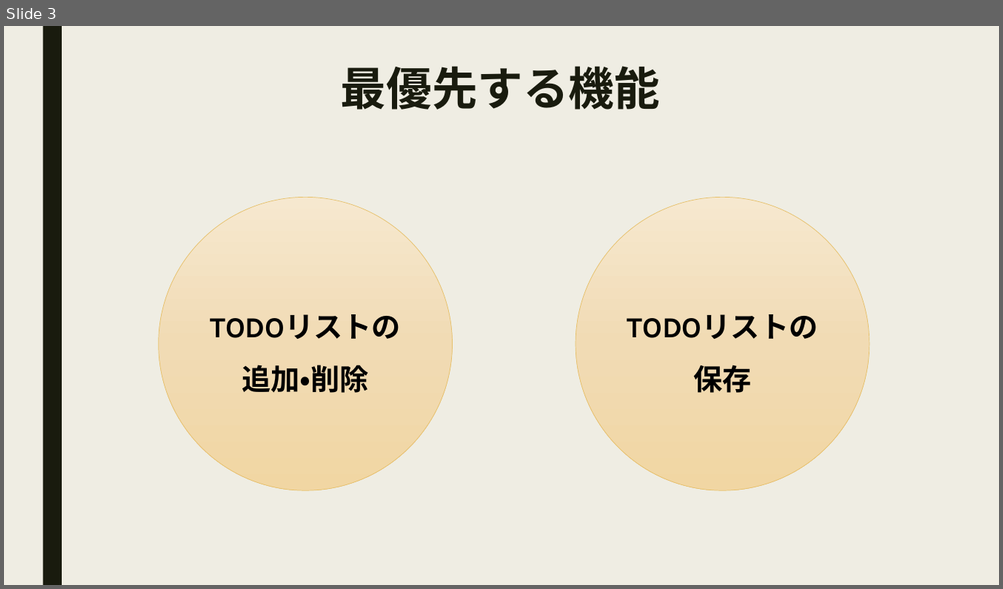
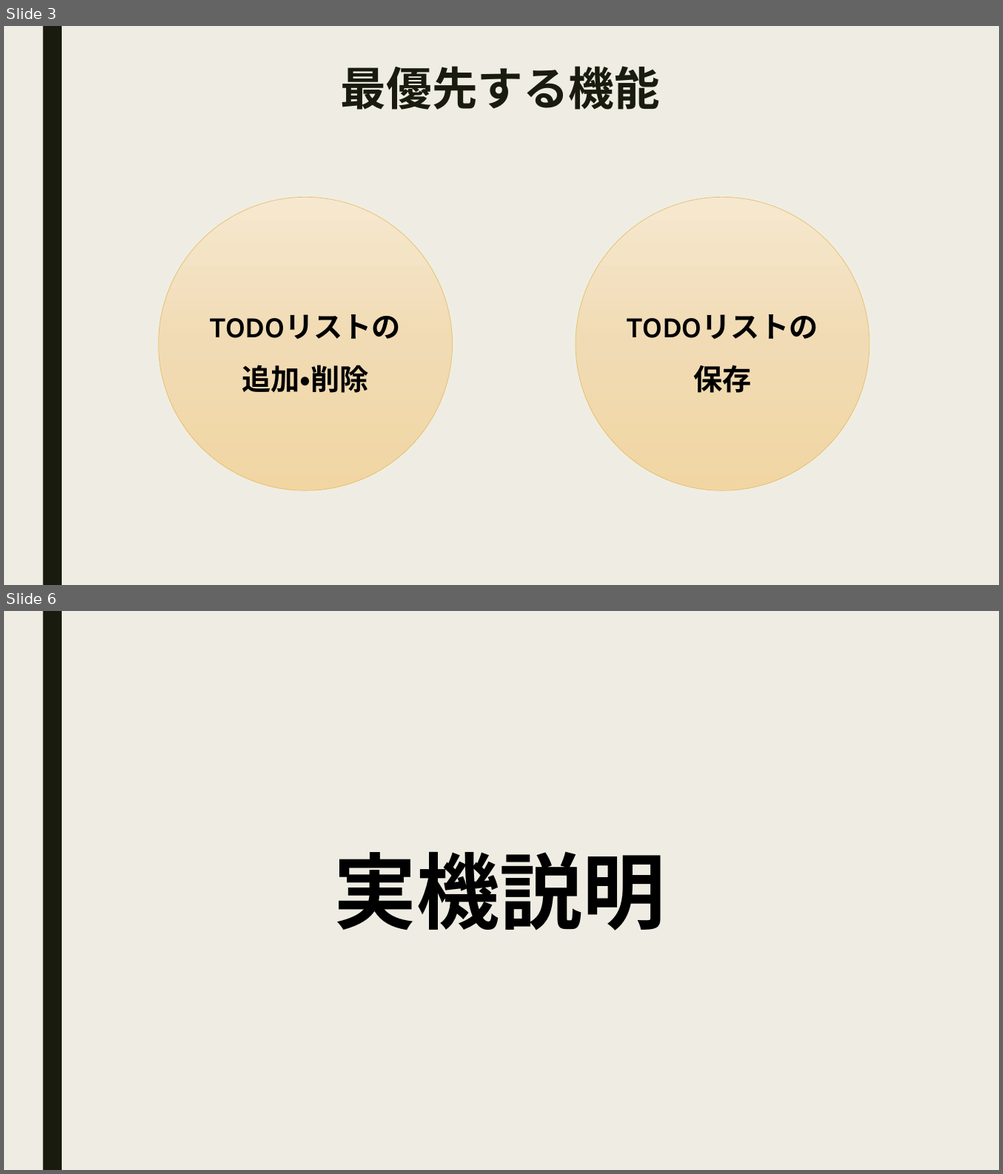
Before and after one commit to utaryu0520/mobile_utagawa2, a slide deck: モバイル授業_todoリスト.pptx. Shown one above the other, each under a label of ours: slide 3 before the commit, slides 3 and 6 after it; the slides between them are not shown. The pictures are 1003x589 and 1003x1174 pixels, drawn with LibreOffice and Linux fonts; fonts in the diff are those of the drawing. Boxes give left, top, right and bottom in pixels: in the first picture for what was removed or moved away, otherwise in the second. Text is boxed around its words. In the diff, an @@ line names an element or a change of style, - is before the commit and + after.

Commit message:
「余裕があれば実装」ページを「随時実装」に改名
「実機説明」「まとめ」「終わり」のページを追加

```diff
--- a/モバイル授業_todoリスト.pptx
+++ b/モバイル授業_todoリスト.pptx
@@ slide 6 added at bbox=[4, 611, 999, 1170], background #EFEDE3; not listed: 1 template element that a slide beside it also shows @@
@@ text added at bbox=[333, 851, 665, 931], 80 pt, text #000000, bold @@
+実機説明
```
Also in this commit, not shown: 3 slides changed, 2 other slides added, 1 other file.
